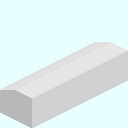
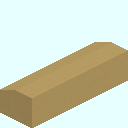
Before/after of a 128 × 128 layered artwork. What changed in the layer stack:
added layer "クリップボード #3" (soft light, 8%) in group "W" over [0, 42, 128, 128]
showed "Color #3", painted on it over [0, 42, 128, 128]
hid group "E" (8 layers) over [0, 42, 128, 128]
hid "Marking #2" over [16, 91, 32, 106]
hid group "S" (7 layers) over [0, 42, 128, 128]
painted on "Color" over [0, 42, 128, 128]
